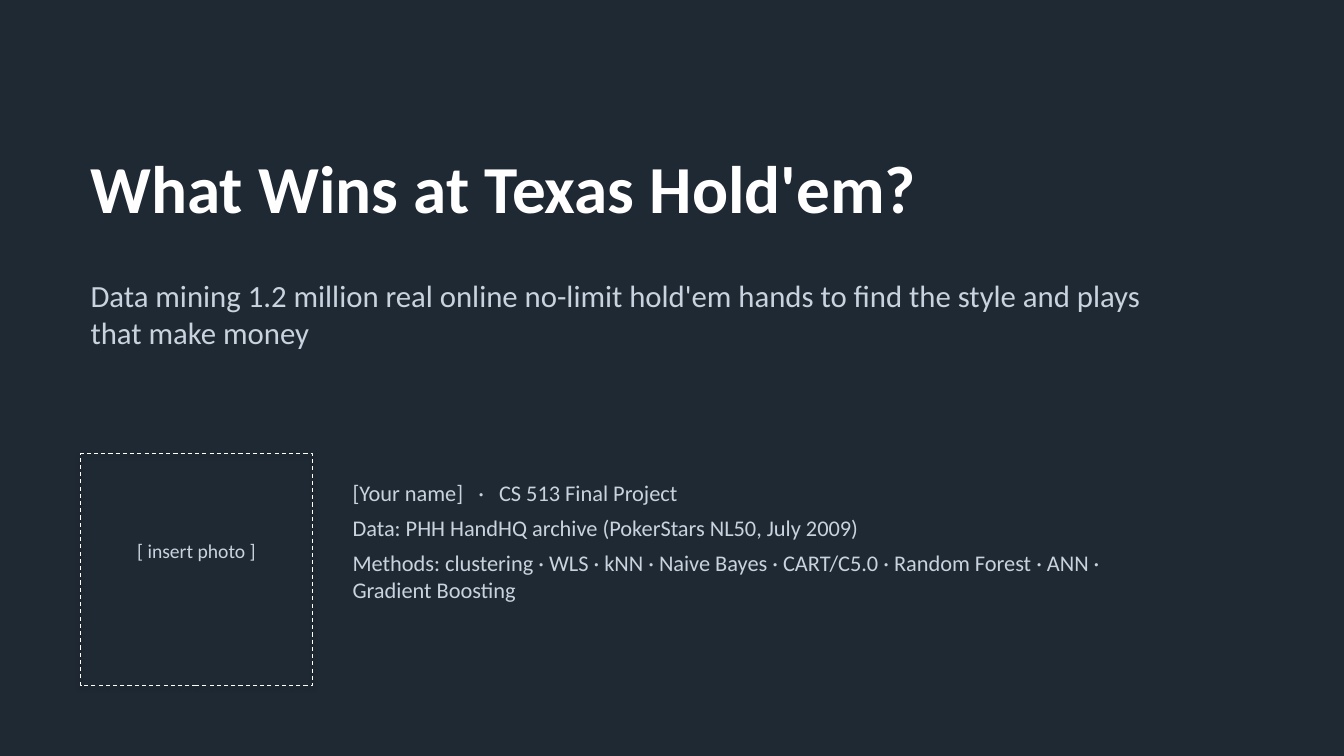
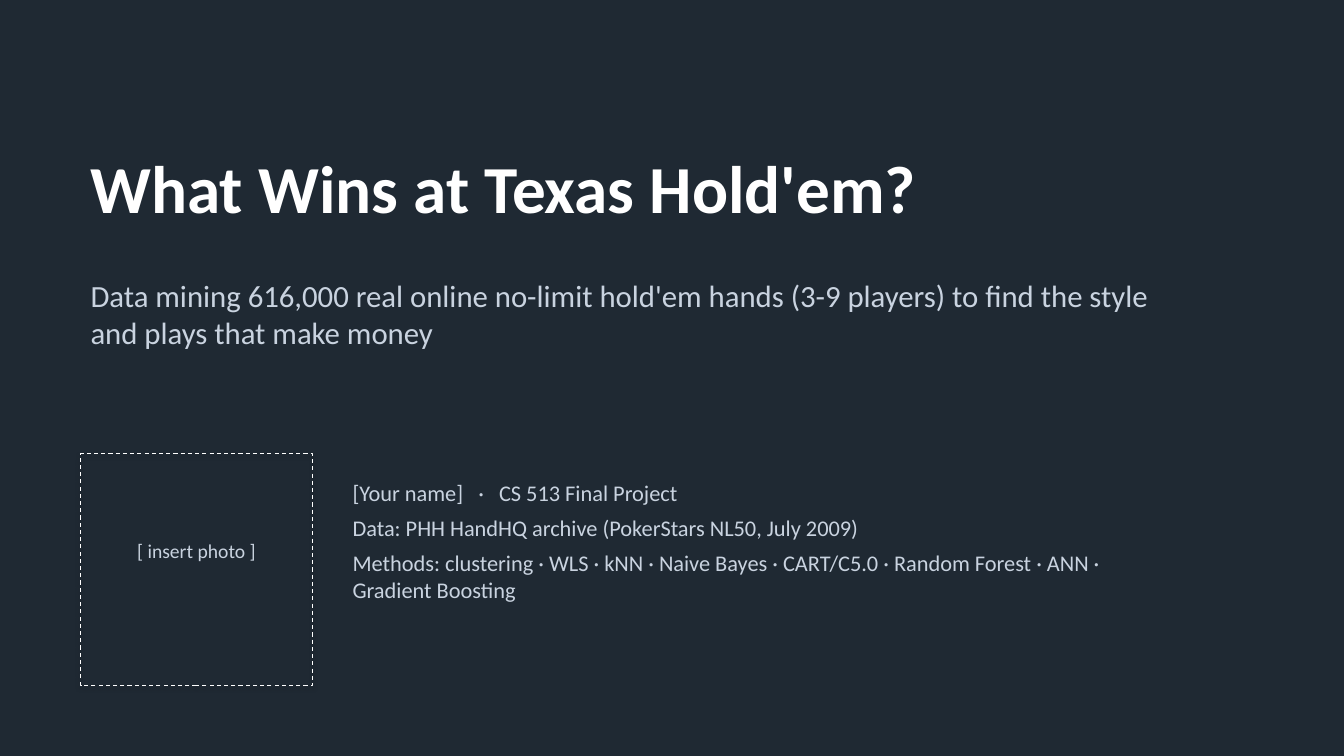
Before and after one commit to noahpi965/cs513-final-project-texas-poker, a slide deck: slide 1 of Texas_Holdem_Final_Presentation.pptx. Drawn at 1344x756 pixels with LibreOffice and Linux fonts; fonts in the diff are those of the drawing. Boxes give left, top, right and bottom in pixels: in the first picture for what was removed or moved away, otherwise in the second. Text is boxed around its words. In the diff, an @@ line names an element or a change of style, - is before the commit and + after.

```diff
--- a/Texas_Holdem_Final_Presentation.pptx
+++ b/Texas_Holdem_Final_Presentation.pptx
@@ text at <box>91,284,1147,349</box>: text changed @@
-Data mining 1.2 million real online no-limit hold'em hands to find the style and plays that make money
+Data mining 616,000 real online no-limit hold'em hands (3-9 players) to find the style and plays that make money
```
Also in this commit, not shown: 4 other slides changed, 1 slide added, 2 other files.
